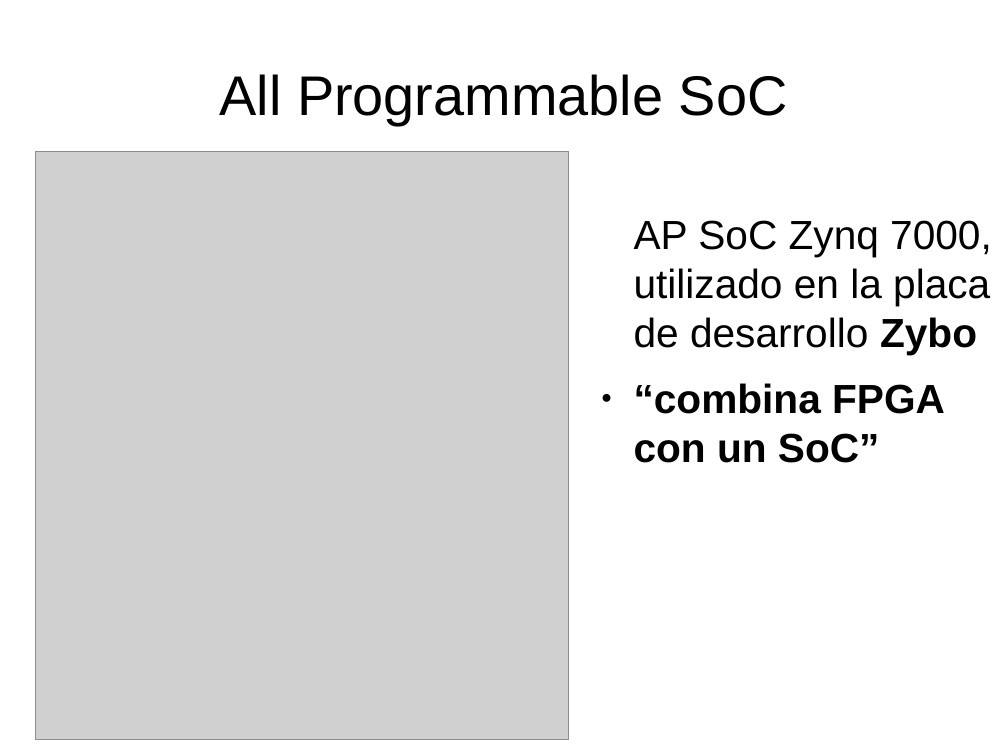
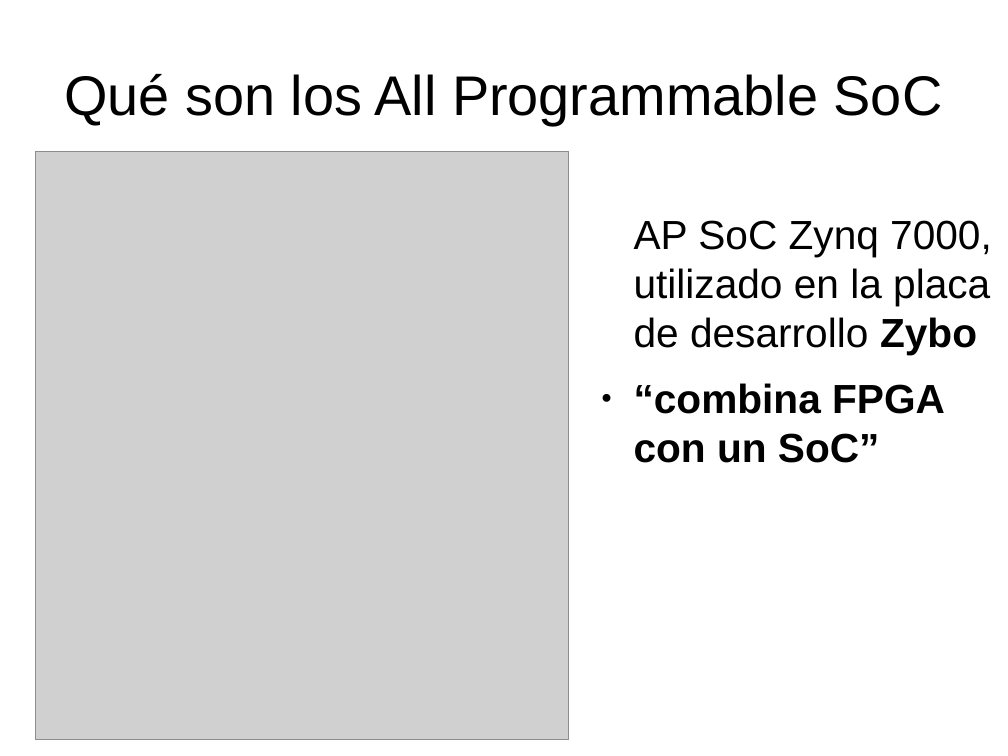
Before and after one commit to miguelgarcia/sase2017-hls-video, a slide deck: slide 3 of presentacion.odp. Drawn at 1008x756 pixels with LibreOffice and Linux fonts; fonts in the diff are those of the drawing; grey boxes stand for pictures. Boxes give left, top, right and bottom in pixels: in the first picture for what was removed or moved away, otherwise in the second. Text is boxed around its words. In the diff, an @@ line names an element or a change of style, - is before the commit and + after.

```diff
--- a/presentacion.odp
+++ b/presentacion.odp
@@ title at [64, 74, 943, 125]: text changed @@
-All Programmable SoC
+Qué son los All Programmable SoC
```
Also in this commit, not shown: 16 other slides changed, 5 slides added, 2 slides removed.
